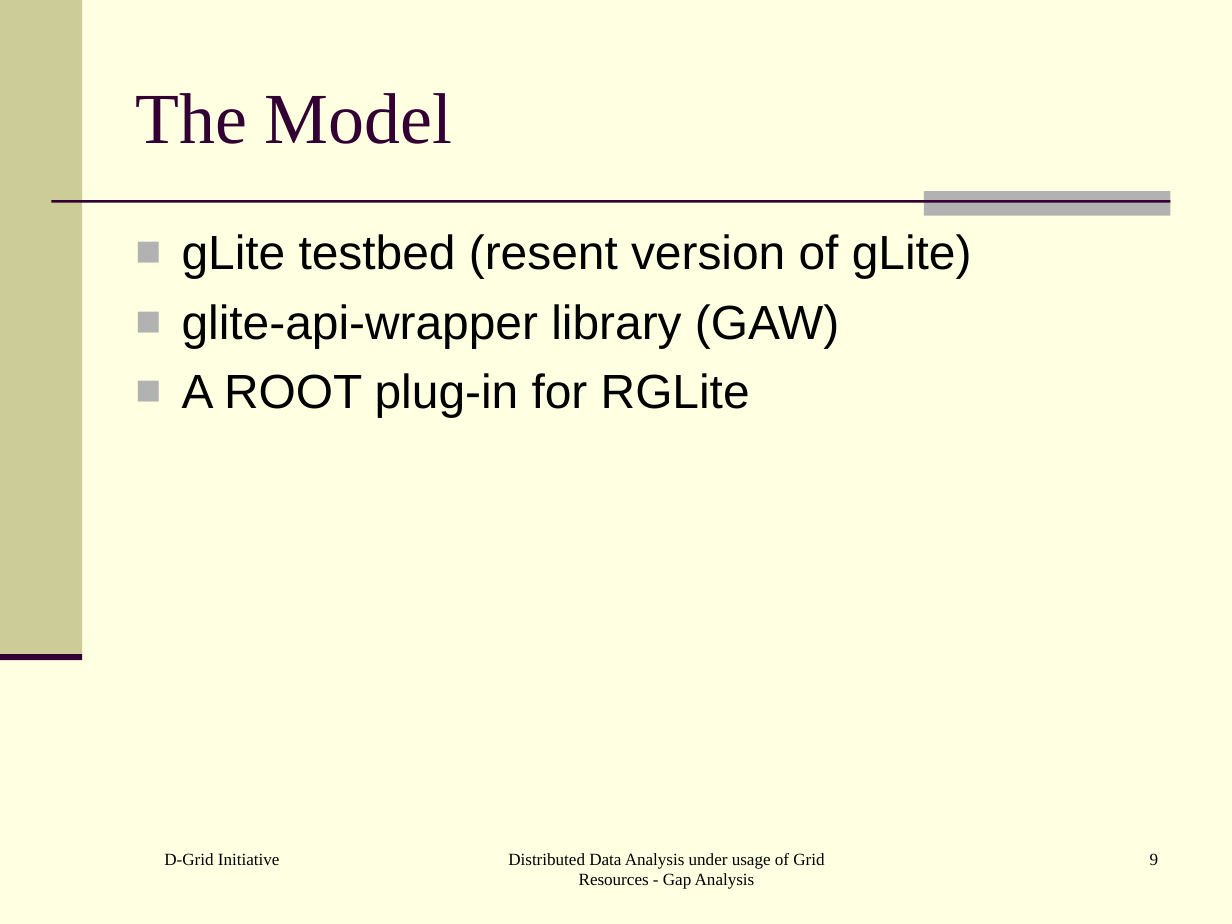
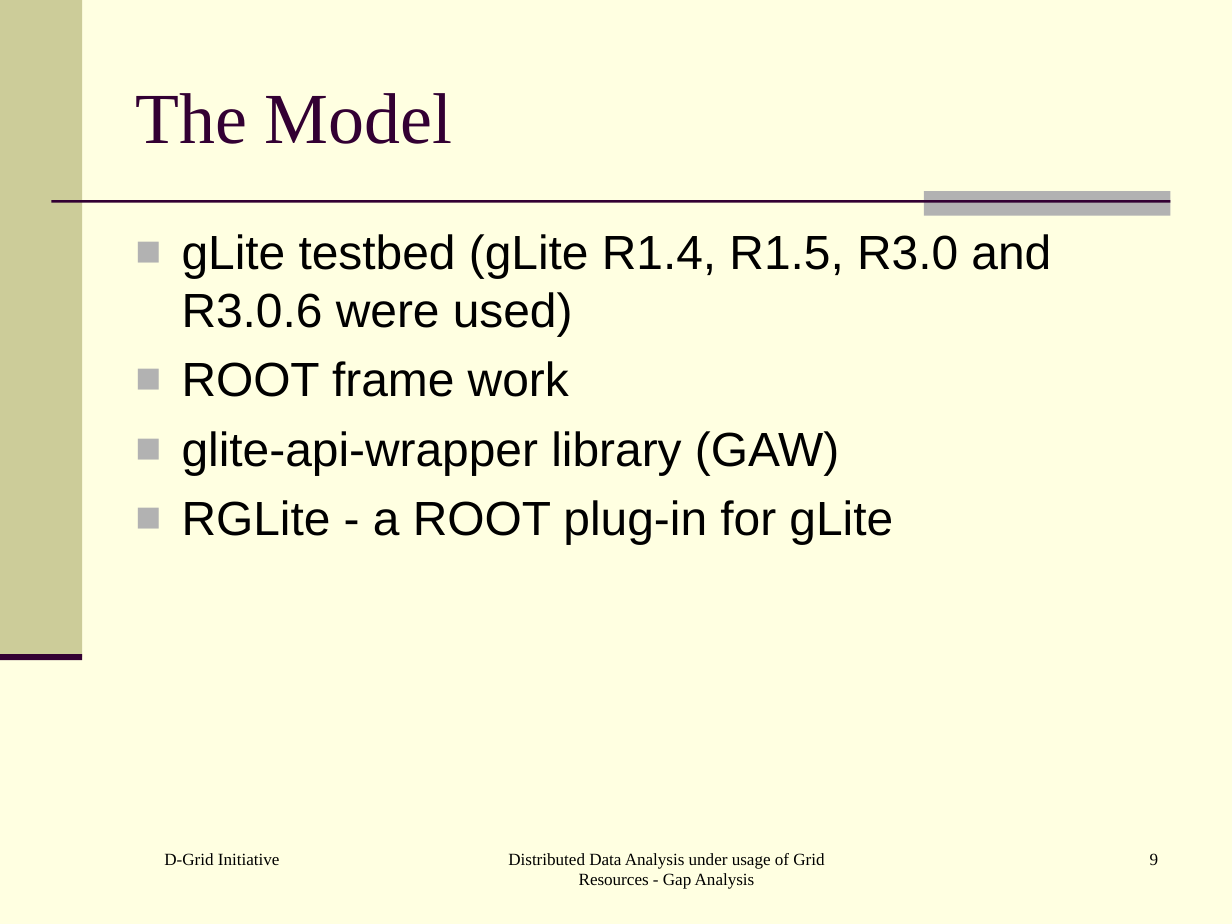
Before and after one commit to AnarManafov/PoDDocumentation, a slide deck: slide 9 of HEPCG-Workshops/2006-Nov/HEPCG-Workshops-2006-Nov.ppt. Drawn at 1232x924 pixels with LibreOffice and Linux fonts; fonts in the diff are those of the drawing. Boxes give left, top, right and bottom in pixels: in the first picture for what was removed or moved away, otherwise in the second. Text is boxed around its words. In the diff, an @@ line names an element or a change of style, - is before the commit and + after.

```diff
--- a/HEPCG-Workshops/2006-Nov/HEPCG-Workshops-2006-Nov.ppt
+++ b/HEPCG-Workshops/2006-Nov/HEPCG-Workshops-2006-Nov.ppt
@@ text at bbox=[182, 234, 1051, 397]: text changed @@
-■ gLite testbed (resent version of gLite)
+■ gLite testbed (gLite R1.4, R1.5, R3.0 and R3.0.6 were used)
+■ ROOT frame work
@@ text at bbox=[182, 500, 893, 544]: text changed @@
-■ A ROOT plug-in for RGLite
+■ RGLite - a ROOT plug-in for gLite
```
Also in this commit, not shown: 10 other slides changed, 2 slides added.
